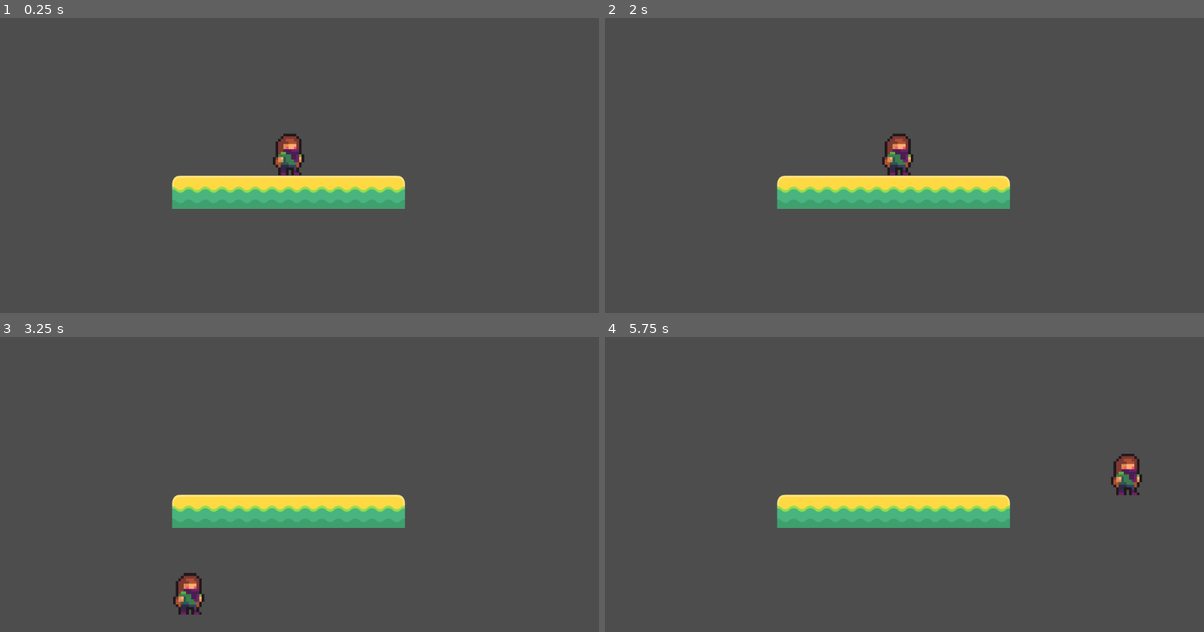
Above: before the commit, frames 1-4 (two rows, left to right).
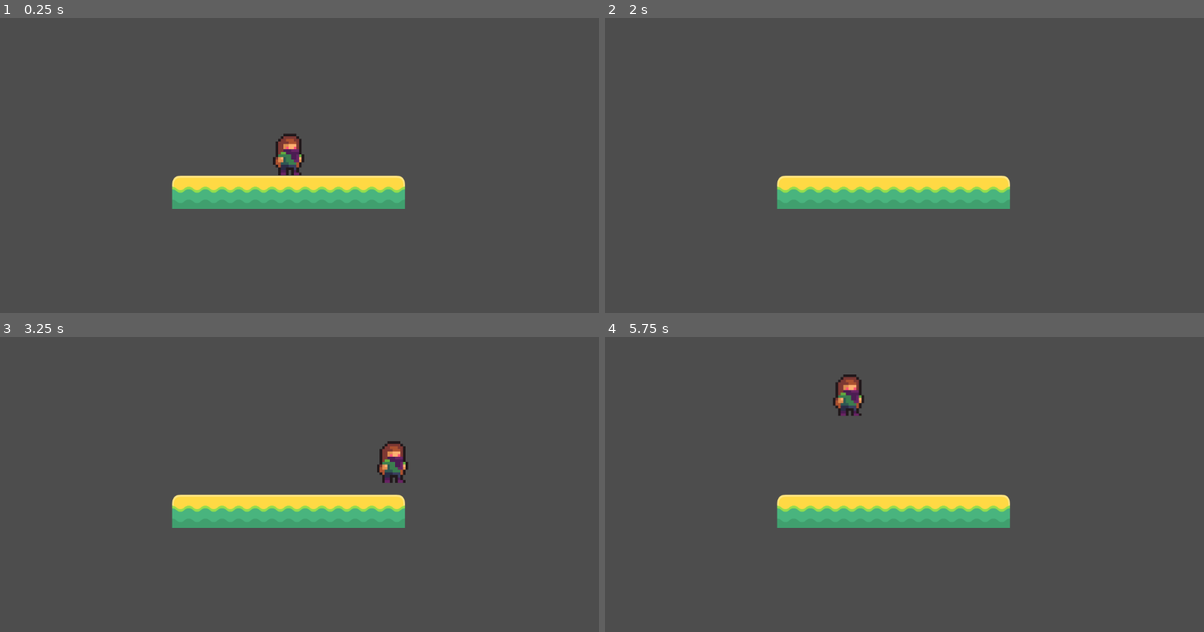
Above: after the commit, the same moments.

Repository: slime-time/slime-world
Game: Godot game, scene res://levels/TestLevel.tscn
The game is run twice, just before and just after one commit, with the same random seed, the same clock (stepped at 60 frames per second) and the same inputs.
Inputs:
- Up to frame 1 (0.25 s): no input
- Up to frame 2 (2 s): tap Enter at 0.5 s; hold V (transform) 0.53-1.28 s; hold Right (move_right) from 0.53 s (still down); tap W (jump) at 0.77, 0.8, 1.07, 1.35, 1.52, 1.82 s; tap V (transform) at 1.55 s
- Up to frame 3 (3.25 s): release Right (move_right) at 2.03 s; hold Left (move_left) 2.03-2.78 s; hold V (transform) 2.03-2.78 s; tap W (jump) at 2.3, 3.02 s; hold Right (move_right) from 2.78 s (still down); tap V (transform) at 2.85 s
- Up to frame 4 (5.75 s): tap W (jump) at 3.32, 3.6, 3.77, 4.07, 4.52, 4.82, 5.3 s; release Right (move_right) at 4.28 s; hold Left (move_left) 4.28-5.03 s; tap V (transform) at 4.35 s; hold Right (move_right) from 5.03 s (still down); hold V (transform) from 5.03 s (still down)

The runs differ from the first frame. In frame 2, 0.6% of the frame differs, in the area x 46-52%, y 39-54%; in frame 3, 1.1%, in the area x 28-69%, y 35-95%; in frame 4, 1.1%.

Commit message:
Added ability to change between human and slime form

Diff:
--- a/InputManager/InputManager.gd
+++ b/InputManager/InputManager.gd
@@ -1,5 +1,13 @@
 extends Control
 
+# Sent when Penny goes from human form to slime form
+signal penny_became_slime
+
+# Sent when Penny goes from slime form to human form
+signal slime_became_penny
+
+# True iff Penny is currently in human form
+var is_human = true
 # True only when input events should be sent to the player
 var player_control = false
 # True only when the player has no control but is not in a pause menu.
@@ -43,6 +51,12 @@
 		elif(SceneManager.can_pause):
 			can_pause = true
 
+	if event.is_action_pressed("transform") :
+		if(is_human):
+			penny_became_slime.emit()
+		else:
+			slime_became_penny.emit()
+		is_human = not is_human
 
 # Stop slime from listening to player input - this can be for many reasons such as cutscenes,
 # dialogue, etc, user pausing is just one of the reasons
@@ -54,13 +68,13 @@
 
 		player_keybinds.append(InputMap.action_get_events(action))
 		player_deadzones.append(InputMap.action_get_deadzone(action))
-		InputMap.erase_action(action)
+		InputMap.action_erase_events(action)
 
 # Do the inverse of haltPlayerMovement, return control to the player
 func resumePlayerMovement():
 	# Restore the movement actions one by one
 	for action_index in range(player_keybinds.size()):
-		InputMap.add_action(PLAYER_ACTIONS[action_index], player_deadzones[action_index])
+		#InputMap.add_action(PLAYER_ACTIONS[action_index], player_deadzones[action_index])
 		for keybind in player_keybinds[action_index]:
 			InputMap.action_add_event(PLAYER_ACTIONS[action_index], keybind)
 
--- a/levels/TestLevel.tscn
+++ b/levels/TestLevel.tscn
@@ -1,7 +1,7 @@
 [gd_scene format=4 uid="uid://dib3l6i8l61om"]
 
 [ext_resource type="TileSet" uid="uid://21tmxfds8sin" path="res://assets/temp/temporary_tileset.tres" id="1_hsexo"]
-[ext_resource type="PackedScene" uid="uid://c8x3lrxliw24h" path="res://penny/Penny.tscn" id="2_1mo47"]
+[ext_resource type="PackedScene" uid="uid://cuv0lsyon5bl" path="res://player/Player/Player.tscn" id="2_hsexo"]
 
 [node name="Node2D" type="Node2D" unique_id=730916531]
 
@@ -10,5 +10,5 @@
 tile_map_data = PackedByteArray("AAD9/wEAAAABAAMAAAD+/wEAAAACAAMAAAD//wEAAAACAAMAAAAAAAEAAAACAAMAAAABAAEAAAACAAMAAAACAAEAAAACAAMAAAADAAEAAAADAAMAAAA=")
 tile_set = ExtResource("1_hsexo")
 
-[node name="Sprite2D" parent="TileMapLayer" unique_id=120559448 instance=ExtResource("2_1mo47")]
-position = Vector2(32, 19)
+[node name="Player" parent="." unique_id=1162088554 instance=ExtResource("2_hsexo")]
+position = Vector2(555, 257)
--- a/player/penny/Penny.gd
+++ b/player/Penny/Penny.gd
@@ -1,4 +1,5 @@
 extends "res://player/PlayerMovement/PlayerMovement.gd"
+
 
 func _ready():
 	super()
@@ -6,13 +7,13 @@
 
 # For now, implement very simple versions of movement. If you have a mind for design, please feel free to play around with these :3
 
-func jump(delta = null):
+func jump(_delta = null):
 	velocity.y = jump_velocity
 func fall(delta = null):
 	velocity += get_gravity() * delta
 
-func move(direction, delta = null):
+func move(direction, _delta = null):
 	velocity.x = direction * movement_speed
 
-func stop(delta = null):
+func stop(_delta = null):
 	velocity.x = move_toward(velocity.x, 0, movement_speed)
--- a/player/penny/Penny.tscn
+++ b/player/Penny/Penny.tscn
@@ -1,12 +1,12 @@
 [gd_scene format=3 uid="uid://c8x3lrxliw24h"]
 
-[ext_resource type="Script" uid="uid://bbrcua7m5o5px" path="res://player/penny/Penny.gd" id="1_o24qj"]
+[ext_resource type="Script" uid="uid://bbrcua7m5o5px" path="res://player/Penny/Penny.gd" id="1_o24qj"]
 [ext_resource type="Texture2D" uid="uid://fehmcq0lwkhw" path="res://assets/penny.png" id="1_qm3ld"]
 
 [sub_resource type="RectangleShape2D" id="RectangleShape2D_qm3ld"]
 size = Vector2(62, 80)
 
-[node name="CharacterBody2D" type="CharacterBody2D" unique_id=520020568]
+[node name="Penny" type="CharacterBody2D" unique_id=520020568]
 script = ExtResource("1_o24qj")
 
 [node name="CollisionShape2D" type="CollisionShape2D" parent="." unique_id=2028633091]
--- /dev/null
+++ b/player/Player/Player.gd
@@ -0,0 +1,45 @@
+extends Node2D
+
+# False whenever Penny is in slime form
+var am_penny = true
+
+# Reference to Penny
+var penny;
+
+var green_slime_template = preload("res://player/Slime/GreenSlime/GreenSlime.tscn")
+
+# Reference to all slimes that exist
+var slimes = []
+
+func _ready():
+	penny = get_node("Penny")
+	InputManager.penny_became_slime.connect(makePennyIntoSlime)
+
+# Make a green slime of the specified size and location
+func makeGreenSlime(x, y, size):
+	var latest_slime = green_slime_template.instantiate()
+	latest_slime.position.x = x
+	latest_slime.position.y = y
+	latest_slime.size = size
+	InputManager.slime_became_penny.connect(latest_slime.becomePenny)
+	latest_slime.became_penny.connect(makeSlimeIntoPenny)
+	slimes.append(latest_slime)
+	add_child(latest_slime)
+
+# Make Penny invisible and take away her physics, then add a max size slime (size 8) in her place
+func makePennyIntoSlime():
+	var old_velocity = penny.velocity;
+	penny.set_visible(false)
+	makeGreenSlime(penny.position.x, penny.position.y, 8)
+	penny.set_process_mode(Node.PROCESS_MODE_DISABLED)
+	slimes[0].velocity = old_velocity
+# If a large slime turned into Penny, add back Penny
+func makeSlimeIntoPenny():
+	# If a slime is turning into Penny, it must be the only slime
+	var old_velocity = slimes[0].velocity
+	penny.position = slimes[0].position
+	slimes[0].queue_free()
+	slimes.pop_front()
+	penny.set_process_mode(Node.PROCESS_MODE_INHERIT)
+	penny.set_visible(true)
+	penny.velocity = old_velocity
--- /dev/null
+++ b/player/Player/Player.tscn
@@ -0,0 +1,9 @@
+[gd_scene format=3 uid="uid://cuv0lsyon5bl"]
+
+[ext_resource type="Script" uid="uid://dwbimd0swbias" path="res://player/Player/Player.gd" id="1_r260a"]
+[ext_resource type="PackedScene" uid="uid://c8x3lrxliw24h" path="res://player/Penny/Penny.tscn" id="1_y5fwy"]
+
+[node name="Player" type="Node2D" unique_id=1162088554]
+script = ExtResource("1_r260a")
+
+[node name="Penny" parent="." unique_id=520020568 instance=ExtResource("1_y5fwy")]
--- /dev/null
+++ b/player/Slime/GreenSlime/GreenSlime.gd
@@ -0,0 +1,33 @@
+
+extends "res://player/Slime/Slime.gd"
+
+# The movement speed of a size 1 green slime
+var baseline_movement_speed
+# The jump velocity of a size 1 green slime
+var baseline_jump_velocity
+func _ready():
+	super()
+	read_movement_data("green_slime_movement")
+	baseline_movement_speed = movement_speed
+	baseline_jump_velocity = jump_velocity
+	getMovementAbility()
+
+# Get the movement ability of this specific slime (including size in calculation)
+func getMovementAbility():
+	movement_speed = baseline_movement_speed * size
+	jump_velocity = baseline_jump_velocity * size
+
+
+# Standard platformer controls: green slime should control similarly to human form, but slightly
+# faster and with much higher jump (at maximum size)
+func move(direction, _delta = null):
+	velocity.x = direction * movement_speed
+
+func jump(_delta = null):
+	velocity.y = jump_velocity
+
+func stop(_delta = null):
+	velocity.x = 0
+
+func fall(delta = null):
+	velocity += get_gravity() * delta
--- /dev/null
+++ b/player/Slime/GreenSlime/GreenSlime.tscn
@@ -0,0 +1,19 @@
+[gd_scene format=3 uid="uid://2hfdmccufaiv"]
+
+[ext_resource type="Texture2D" uid="uid://dkvf3fvhgerh1" path="res://assets/slime.png" id="1_4n8da"]
+[ext_resource type="Script" uid="uid://drxkpiyewqrnl" path="res://player/Slime/GreenSlime/GreenSlime.gd" id="1_ttqac"]
+
+[sub_resource type="RectangleShape2D" id="RectangleShape2D_ttqac"]
+size = Vector2(4.5008707, 6.4908347)
+
+[node name="GreenSlime" type="CharacterBody2D" unique_id=1631753294]
+scale = Vector2(4.9807963, 3.8802397)
+script = ExtResource("1_ttqac")
+
+[node name="CollisionShape2D" type="CollisionShape2D" parent="." unique_id=2046034733]
+position = Vector2(0, 2.5771604)
+scale = Vector2(3.5685742, -1.6675935)
+shape = SubResource("RectangleShape2D_ttqac")
+
+[node name="Sprite2D" type="Sprite2D" parent="." unique_id=509701531]
+texture = ExtResource("1_4n8da")
--- /dev/null
+++ b/player/Slime/Slime.gd
@@ -0,0 +1,31 @@
+@abstract class_name Slime
+extends "res://player/PlayerMovement/PlayerMovement.gd"
+
+# Signal sent when the transform button is pressed and we are a slime that can become Penny
+signal became_penny
+
+# Size of this slime in 1/8ths of the largest slime
+var size
+
+# True only when the signal to tranform into Penny has already been sent, as to avoid sending a second
+# From this slime
+var to_transform = false
+
+# Returns a boolean value, true iff the slime can become Penny (i.e. is size 8 and not blue slime)
+func canBecomePenny():
+	return size >= 8
+
+func split():
+	return false
+
+
+# Attempt to change from slime form to human form
+func becomePenny():
+	if canBecomePenny() and not to_transform:
+		set_process_mode(Node.PROCESS_MODE_DISABLED)
+		became_penny.emit()
+		to_transform = true
+
+# Should be implemented differently for each slime - gives movement_speed and jump_velocity
+# As a function of the size of the slime
+@abstract func getMovementAbility()
--- a/settings.cfg
+++ b/settings.cfg
@@ -1,3 +1,7 @@
 [penny_movement]
-movement_speed=800.0
+movement_speed=600.0
 jump_velocity=-200.0
+
+[green_slime_movement]
+movement_speed=100.0
+jump_velocity=-90.0
Renamed: player/penny/Penny.gd.uid -> player/Penny/Penny.gd.uid
Not shown, added: player/Player/Player.gd.uid
Not shown, added: player/Slime/GreenSlime/GreenSlime.gd.uid
Not shown, added: player/Slime/Slime.gd.uid
